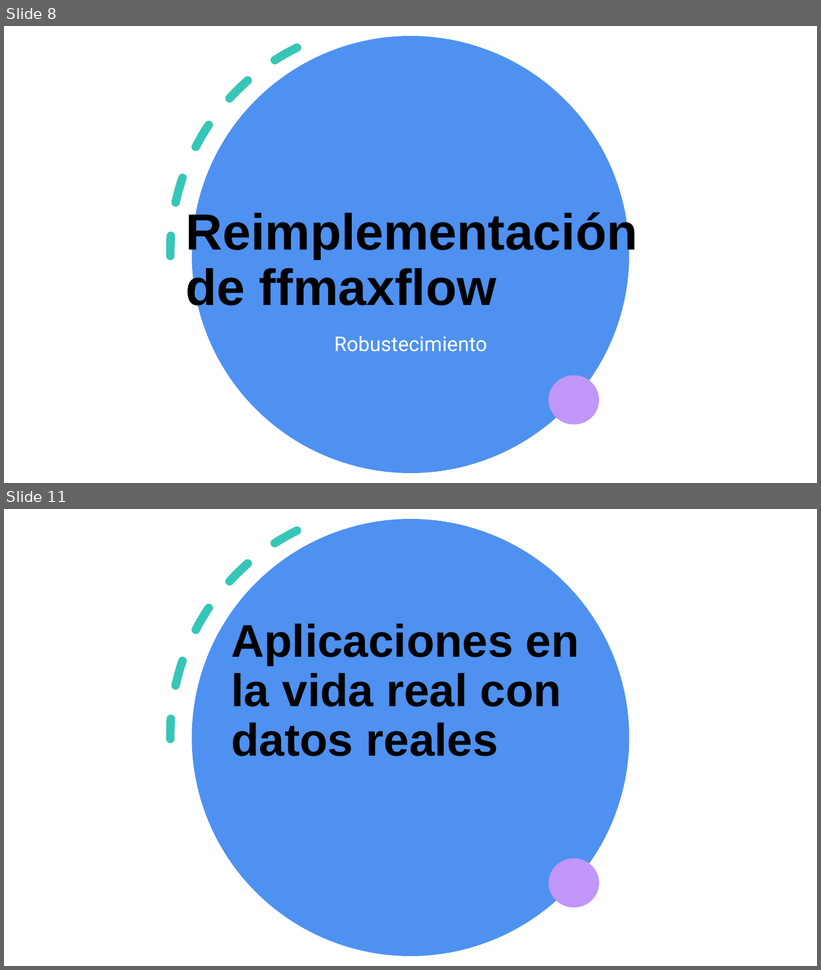
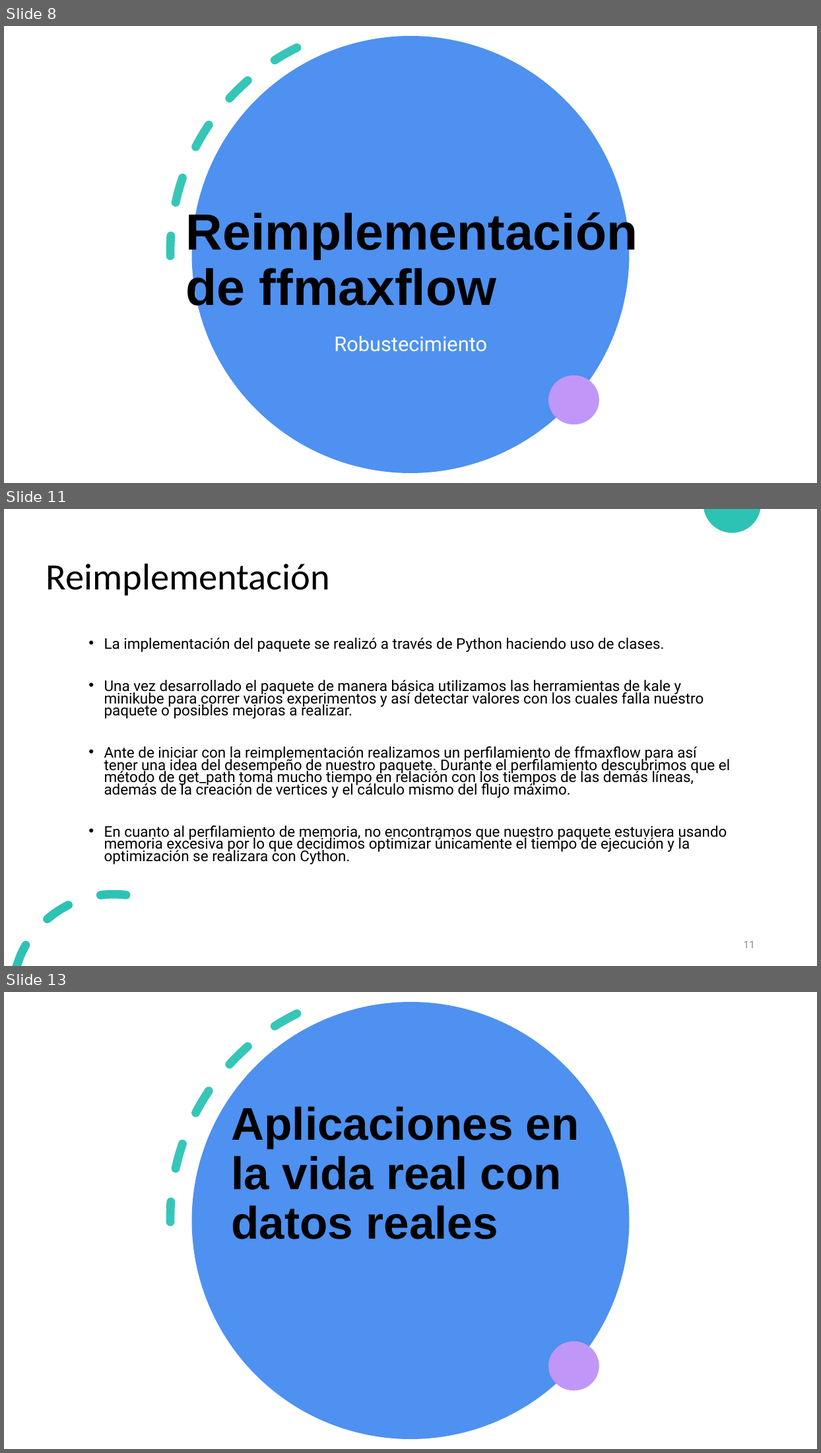
Before and after one commit to diramtz/ProyectoFinal_MaxFlow, a slide deck: documentos/Presentacion_ffmf.pptx. Shown one above the other, each under a label of ours: slides 8 and 11 before the commit, slides 8, 11 and 13 after it; the slides between them are not shown. The pictures are 821x970 and 821x1453 pixels, drawn with LibreOffice and Linux fonts; fonts in the diff are those of the drawing. Boxes give left, top, right and bottom in pixels: in the first picture for what was removed or moved away, otherwise in the second. Text is boxed around its words. In the diff, an @@ line names an element or a change of style, - is before the commit and + after.

Commit message:
Se agregó sección de reimplementación

```diff
--- a/documentos/Presentacion_ffmf.pptx
+++ b/documentos/Presentacion_ffmf.pptx
@@ slide 11 added at <box>4,509,817,966</box>, background #FFFFFF @@
@@ freeform shape added at <box>704,509,761,533</box>, fill #2CC3B4 @@
@@ title added at <box>46,563,330,595</box>, 44 pt, text #000000 @@
+Reimplementación
@@ text added at <box>104,638,730,865</box>, 17.5 pt, text #000000 @@
+• La implementación del paquete se realizó a través de Python haciendo uso de clases.
+• Una vez desarrollado el paquete de manera básica utilizamos las herramientas de kale y minikube para correr varios experimentos y así detectar valores con los cuales falla nuestro paquete o posibles mejoras a realizar.
+• Ante de iniciar con la reimplementación realizamos un perfilamiento de ffmaxflow para así tener una idea del desempeño de nuestro paquete. Durante el perfilamiento descubrimos que el método de get_path toma mucho tiempo en relación con los tiempos de las demás líneas, además de la creación de vertices y el cálculo mismo del flujo máximo.
+• En cuanto al perfilamiento de memoria, no encontramos que nuestro paquete estuviera usando memoria excesiva por lo que decidimos optimizar únicamente el tiempo de ejecución y la optimización se realizara con Cython.
@@ freeform shape added at <box>13,890,131,966</box>, fill #2CC3B4 @@
@@ page number added at <box>744,941,755,949</box>, 12 pt, text #8C8C8C @@
+11
@@ what was slide 11 is now slide 13 @@
```
Also in this commit, not shown: 9 slides changed, 1 other slide added.
